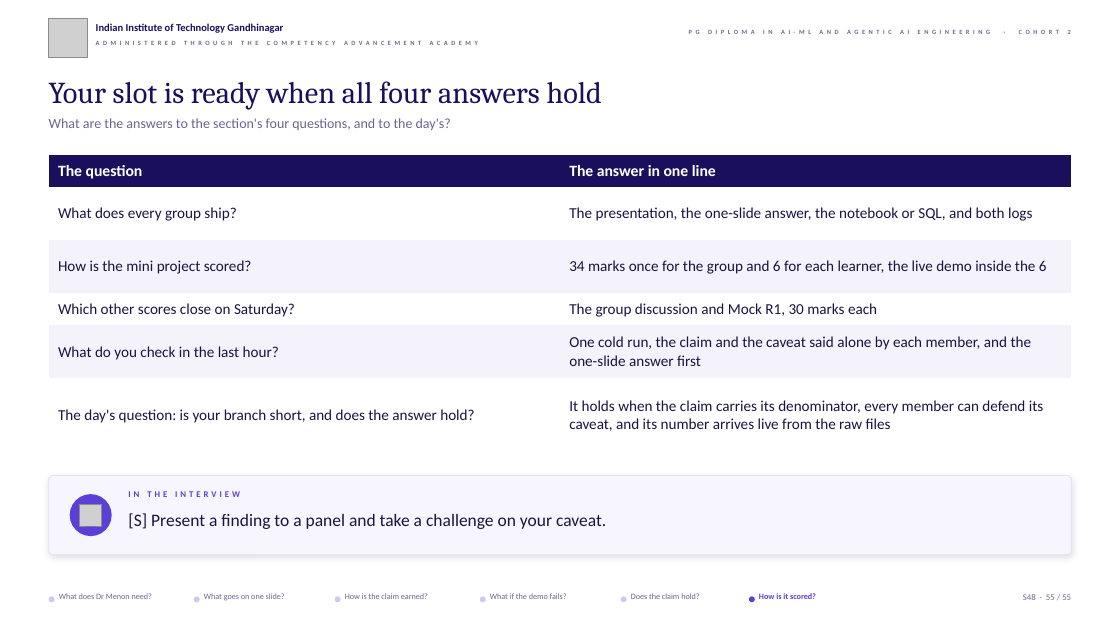
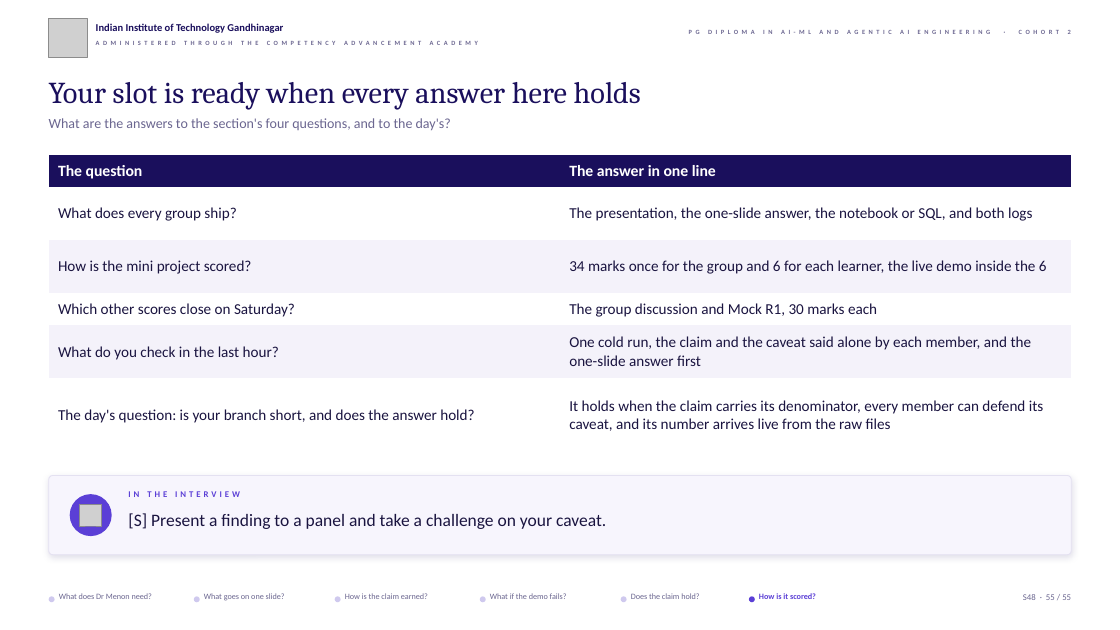
Before and after one commit to fde-academy-lab/c2-content-factory, a slide deck: slide 55 of content/W03/SAT/slides/C2_W03_SAT_presentation_format_STUDENT.pptx. Drawn at 1120x630 pixels with LibreOffice and Linux fonts; fonts in the diff are those of the drawing; grey boxes stand for pictures; background and template pictures are left out. Boxes give left, top, right and bottom in pixels: in the first picture for what was removed or moved away, otherwise in the second. Text is boxed around its words. In the diff, an @@ line names an element or a change of style, - is before the commit and + after.

```diff
--- a/content/W03/SAT/slides/C2_W03_SAT_presentation_format_STUDENT.pptx
+++ b/content/W03/SAT/slides/C2_W03_SAT_presentation_format_STUDENT.pptx
@@ text at bbox=[49, 82, 641, 109]: text changed @@
-Your slot is ready when all four answers hold
+Your slot is ready when every answer here holds
```
Also in this commit, not shown: 1 other slide changed, 3 other files.
